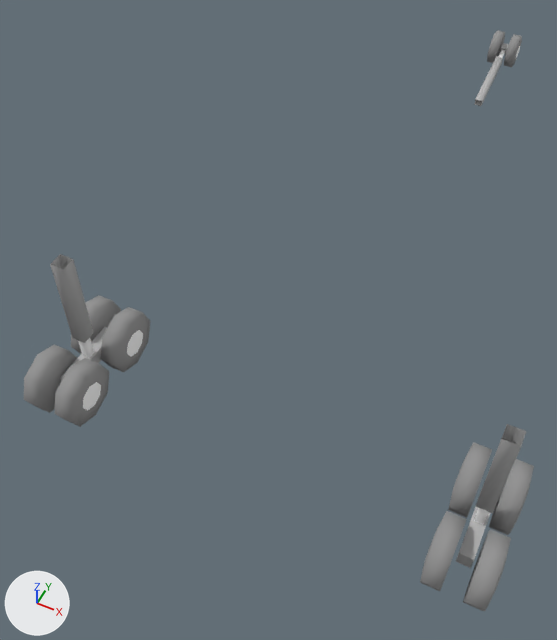
The Blender file ships/courier/courier.blend as it was, and as the next commit left it.
One viewpoint serves both versions: a 50 mm lens placed at (3.85, -12.39, 10.66), pointed at (-1.34, -2.01, -2.32). The axes (+X, +Y, +Z) are drawn at lower left. The lights are the same throughout. The same objects are shown in both versions, whatever each file hides.

The scene before the commit, as lines of its bpy script (objects in view):
```python
ob_front_gearstand_002 = bpy.data.objects.new('Front.gearstand.002', me_cube_009)
ob_front_gearstand_002.location = (0.29, 7.67, -1.67)
ob_front_gearstand_002.rotation_euler = (1.776, 0.0, 0.0)  # degrees (102, 0, 0)
ob_l_rear_gearstand_002 = bpy.data.objects.new('L.rear.gearstand.002', me_cube_008)
ob_l_rear_gearstand_002.location = (-3.53, -5.69, 1.46)
ob_r_rear_gearstand_002 = bpy.data.objects.new('R.rear.gearstand.002', me_cube_010)
ob_r_rear_gearstand_002.location = (4.1, -5.69, 1.46)
```
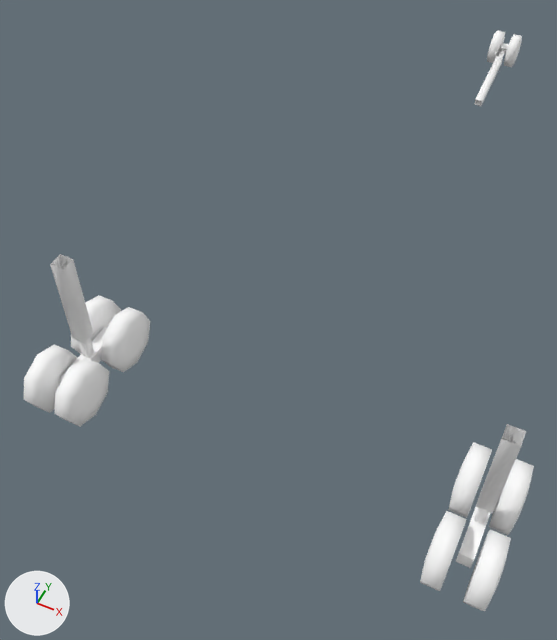
The change in detail:
me_cube_008 has 120 vertices, 93 faces and spans x -0.56..0.56, y -1.33..1.33, z -2.93..0.26.
me_cube_008 is used by ob_l_rear_gearstand_002; location (-3.53, -5.69, 1.46).
me_cube_008 part 1: all 17 faces that had it switch from mat_engines (grey #b9b9b9) to mat_fuselage (white #ffffff).
me_cube_008 part 2: all 68 faces that had it switch from mat_inner (grey #979797) to mat_fuselage (white #ffffff).
me_cube_009 has 72 vertices, 57 faces and spans x -0.41..0.41, y -0.45..0.46, z -2.71..0.16.
me_cube_009 is used by ob_front_gearstand_002; location (0.29, 7.67, -1.67); rotation (1.776, 0.0, 0.0), in degrees (102, 0, 0).
me_cube_009 part 3: all 17 faces that had it switch from mat_engines (grey #b9b9b9) to mat_fuselage (white #ffffff).
me_cube_009 part 4: all 34 faces that had it switch from mat_inner (grey #979797) to mat_fuselage (white #ffffff).
me_cube_010 has 120 vertices, 93 faces and spans x -0.56..0.56, y -1.33..1.33, z -2.93..0.26.
me_cube_010 is used by ob_r_rear_gearstand_002; location (4.1, -5.69, 1.46).
me_cube_010 part 5: all 21 faces that had it switch from mat_engines (grey #b9b9b9) to mat_fuselage (white #ffffff).
me_cube_010 part 6: all 68 faces that had it switch from mat_inner (grey #979797) to mat_fuselage (white #ffffff).

Changed parts and their boxes (x1, y1, x2, y2) in the pictures (557 x 640 px):
part 1 of me_cube_008, recoloured
    both: (50, 254, 107, 381)
part 2 of me_cube_008, recoloured (grey to white)
    both: (24, 295, 151, 427)
part 3 of me_cube_009, recoloured (grey to white)
    both: (474, 43, 509, 106)
part 4 of me_cube_009, recoloured (grey to white)
    both: (487, 30, 522, 67)
part 5 of me_cube_010, recoloured
    both: (456, 424, 526, 568)
part 6 of me_cube_010, recoloured (grey to white)
    both: (420, 442, 534, 611)
